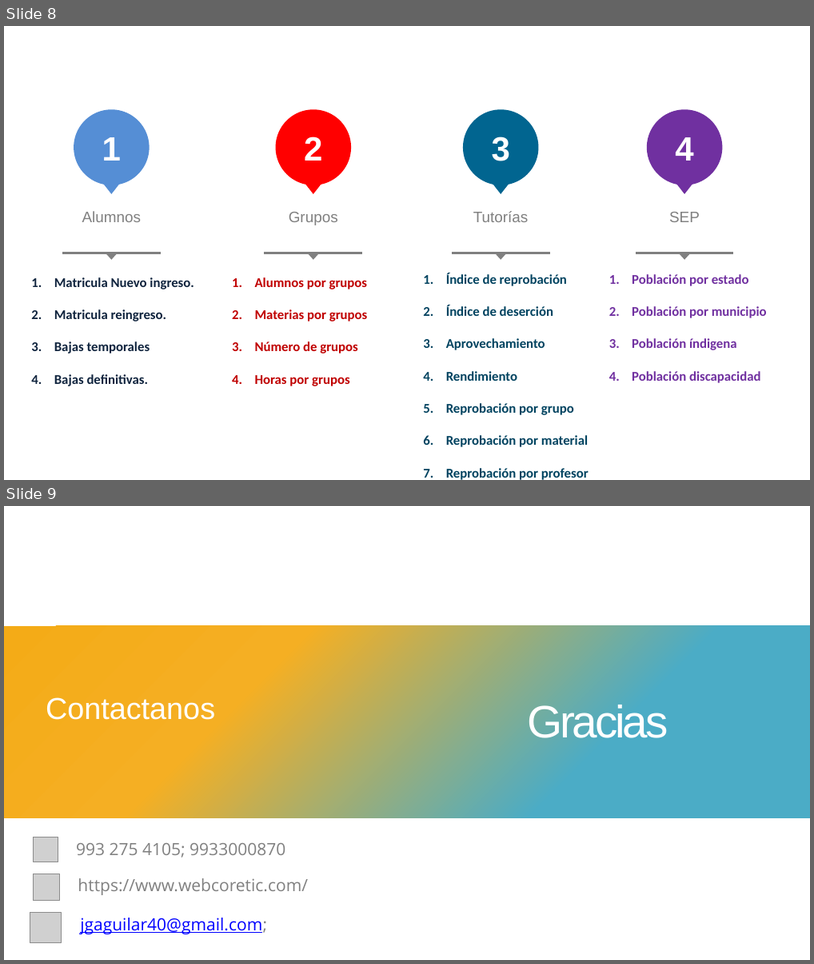
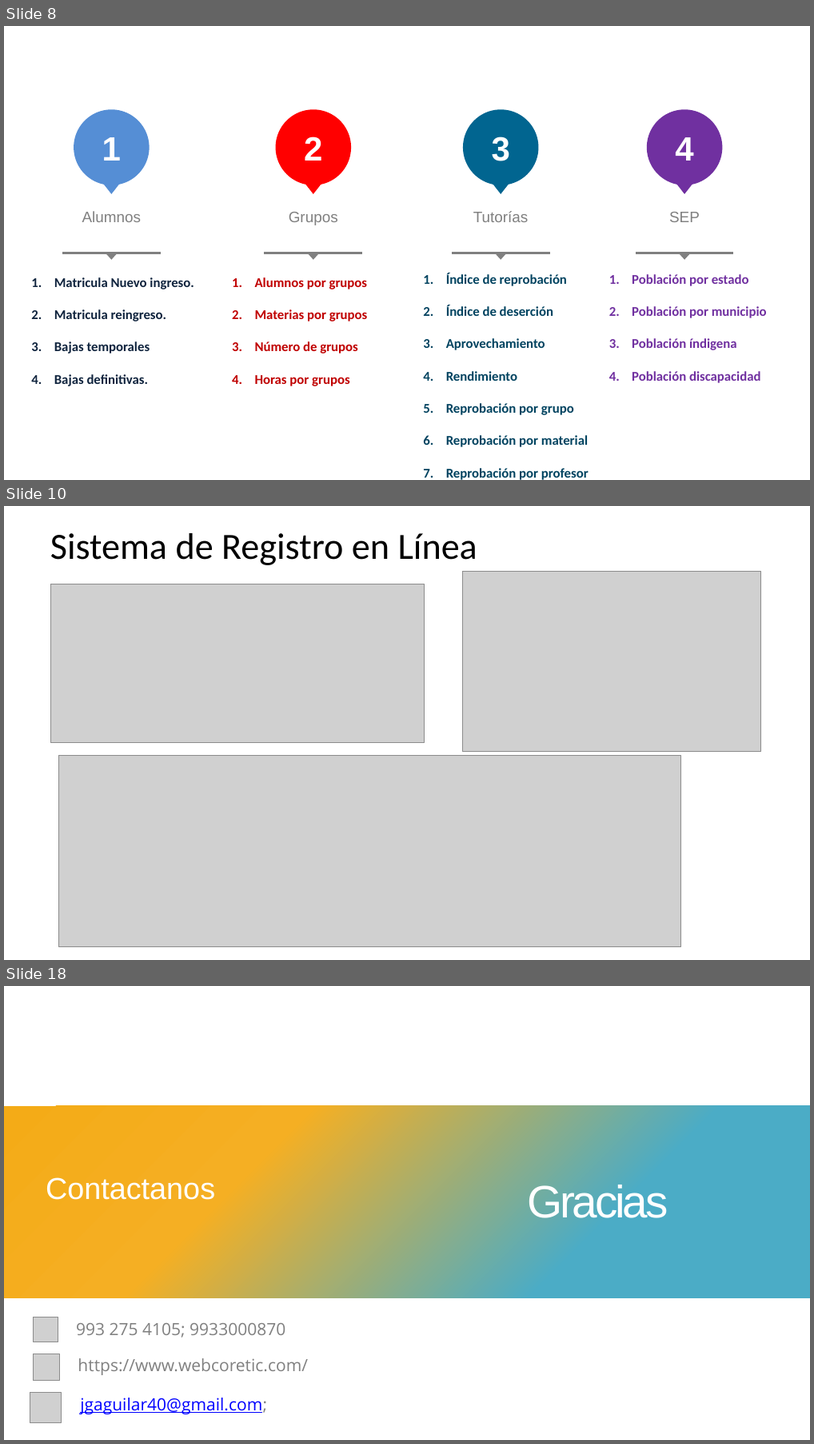
Before and after one commit to joselupe2002/siae, a slide deck: Manual/Presentación.pptx. Shown one above the other, each under a label of ours: slides 8 and 9 before the commit, slides 8, 10 and 18 after it; the slides between them are not shown. The pictures are 814x964 and 814x1444 pixels, drawn with LibreOffice and Linux fonts; fonts in the diff are those of the drawing; grey boxes stand for pictures. Boxes give left, top, right and bottom in pixels: in the first picture for what was removed or moved away, otherwise in the second. Text is boxed around its words. In the diff, an @@ line names an element or a change of style, - is before the commit and + after.

```diff
--- a/Manual/Presentación.pptx
+++ b/Manual/Presentación.pptx
@@ slide 10 added at [4,506,810,960], background #FFFFFF @@
@@ text added at [50,533,478,565], 44 pt, text #000000 @@
+Sistema de Registro en Línea
@@ picture added at [463,572,761,751] @@
@@ picture added at [51,584,425,743] @@
@@ picture added at [59,755,682,947] @@
@@ what was slide 9 is now slide 18 @@
```
Also in this commit, not shown: 8 other slides added, 5 other files.
